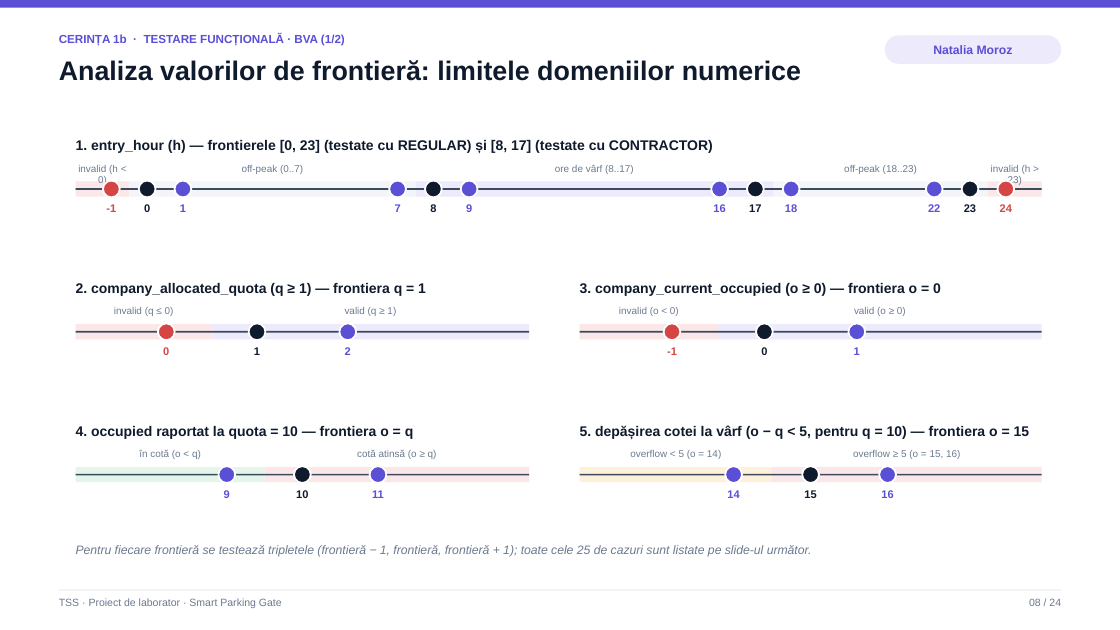
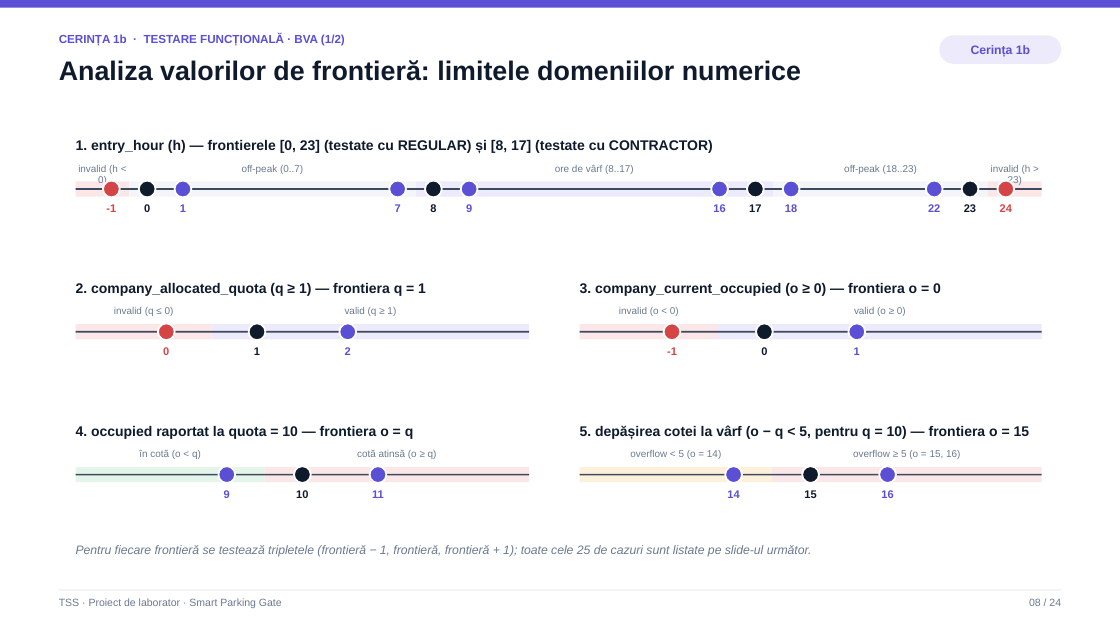
Before and after one commit to victormura/tss, a slide deck: slide 8 of proiect_laborator/docs/Prezentare_Laborator_TSS.pptx. Drawn at 1120x630 pixels with LibreOffice and Linux fonts; fonts in the diff are those of the drawing. Boxes give left, top, right and bottom in pixels: in the first picture for what was removed or moved away, otherwise in the second. Text is boxed around its words. In the diff, an @@ line names an element or a change of style, - is before the commit and + after.

```diff
--- a/proiect_laborator/docs/Prezentare_Laborator_TSS.pptx
+++ b/proiect_laborator/docs/Prezentare_Laborator_TSS.pptx
@@ rounded rectangle "Cerința 1b": place and size @@
-rounded rectangle "Cerința 1b" at (885,35,1061,64)
+rounded rectangle "Cerința 1b" at (939,35,1061,64)
@@ text in rounded rectangle at (971,45,1030,57): text changed @@
-Natalia Moroz
+Cerința 1b
```
Also in this commit, not shown: 23 other slides changed, 5 other files.
